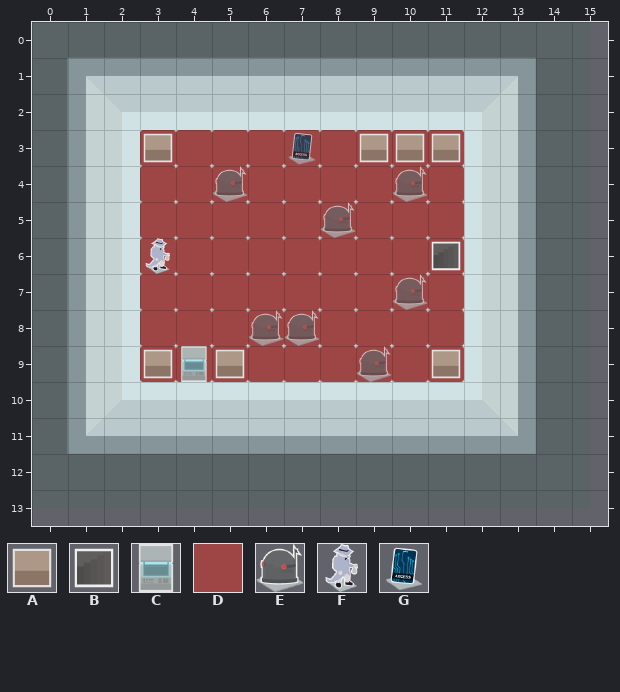
An edit to a level. Tiled map, src/resources/maps/level-3-floor-3.tmx. The picture above was drawn from the file before the commit.
Cells are 75x75 px. Shown: x 0..15, y 0..13.
Key: from "tiles": A 0, B 1, C 2, D 5, E 6, F 7, G 9.
_ is an empty cell.
Objects are placed by their top-left corner, in cells (3,4 is the top-left corner of cell 3,4); size is 1x1 cell unless given.
Layers that did not change in this view are not listed.
Layer "Tiles" before, first column x 0:
 0 ________________
 1 ________________
 2 ________________
 3 ___DDDDDDDDD____
 4 ___DDDDDDDDD____
 5 ___DDDDDDDDD____
 6 ___DDDDDDDDD____
 7 ___DDDDDDDDD____
 8 ___DDDDDDDDD____
 9 ___DDDDDDDDD____
10 ________________
11 ________________
12 ________________
13 ________________
Layer "Assets" before, first column x 0:
 0 ________________
 1 ________________
 2 ________________
 3 ___A_____AAA____
 4 ________________
 5 ________________
 6 ___F_______B____
 7 ________________
 8 ________________
 9 ___ACA_____A____
10 ________________
11 ________________
12 ________________
13 ________________
Objects on layer "Random Key" before:
G at 7,3
Objects on layer "Random Enemies" before:
E at 10,4
E at 10,7
E at 6,8
E at 9,9
Objects on layer "Scramble Enemies" before:
E at 5,4
E at 8,5
E at 7,8
New version:
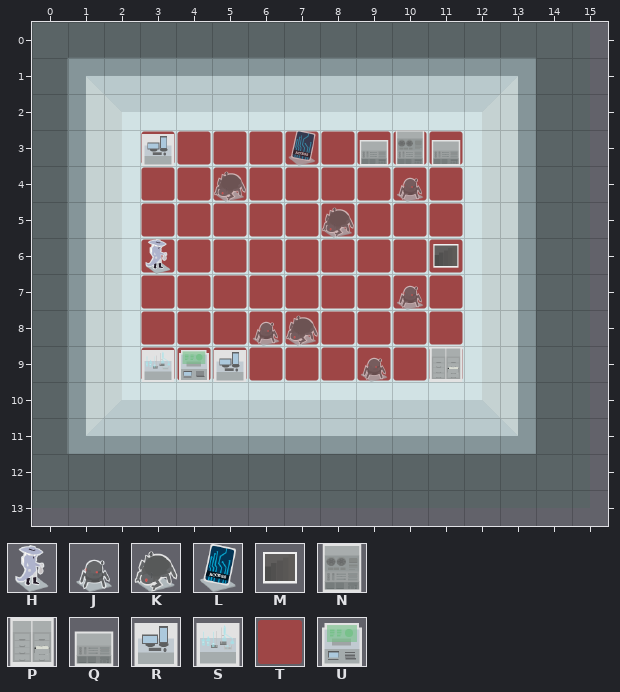
Further tiles: from "assets": H 0 "START", J 2 "ENEMY", K 3 "SCRAMBLE_ENEMY", L 11 "KEY", M 15 "EXIT", N 22 "WALL", P 24 "WALL", Q 31 "WALL", R 40 "WALL", S 41 "WALL", T 59 "BLANK", U 62 "SHOP".
The exact change:
Layer "Tiles":
Tile T replaces tile D in rows 3 to 9 at x 3 to 11.
Layer "Assets":
Tile H replaces tile F in row 6 at x 3.
Tile M replaces tile B in row 6 at x 11.
Tile N replaces tile A in row 3 at x 10.
Tile P replaces tile A in row 9 at x 11.
Tile Q replaces tile A in row 3 at x 9 and 11.
Tile R replaces tile A in row 3 at x 3; in row 9 at x 5.
Tile S replaces tile A in row 9 at x 3.
Tile U replaces tile C in row 9 at x 4.
Layer "Random Key":
A new object: L "KEY" at 7,3.
Object G at 7,3 is removed.
Layer "Random Enemies":
A new object: J "ENEMY" at 10,4.
A new object: J "ENEMY" at 10,7.
A new object: J "ENEMY" at 6,8.
A new object: J "ENEMY" at 9,9.
Object E at 10,4 is removed.
Object E at 10,7 is removed.
Object E at 6,8 is removed.
Object E at 9,9 is removed.
Layer "Scramble Enemies":
A new object: K "SCRAMBLE_ENEMY" at 5,4.
A new object: K "SCRAMBLE_ENEMY" at 8,5.
A new object: K "SCRAMBLE_ENEMY" at 7,8.
Object E at 5,4 is removed.
Object E at 8,5 is removed.
Object E at 7,8 is removed.
